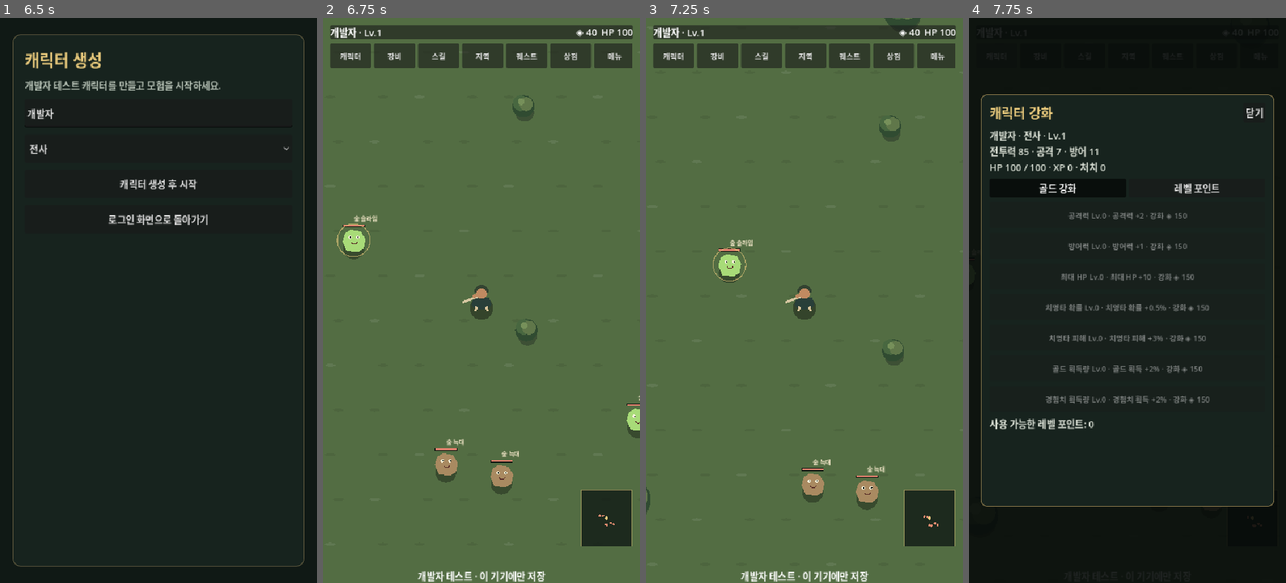
Above: before the commit, frames 1-4 (left to right).
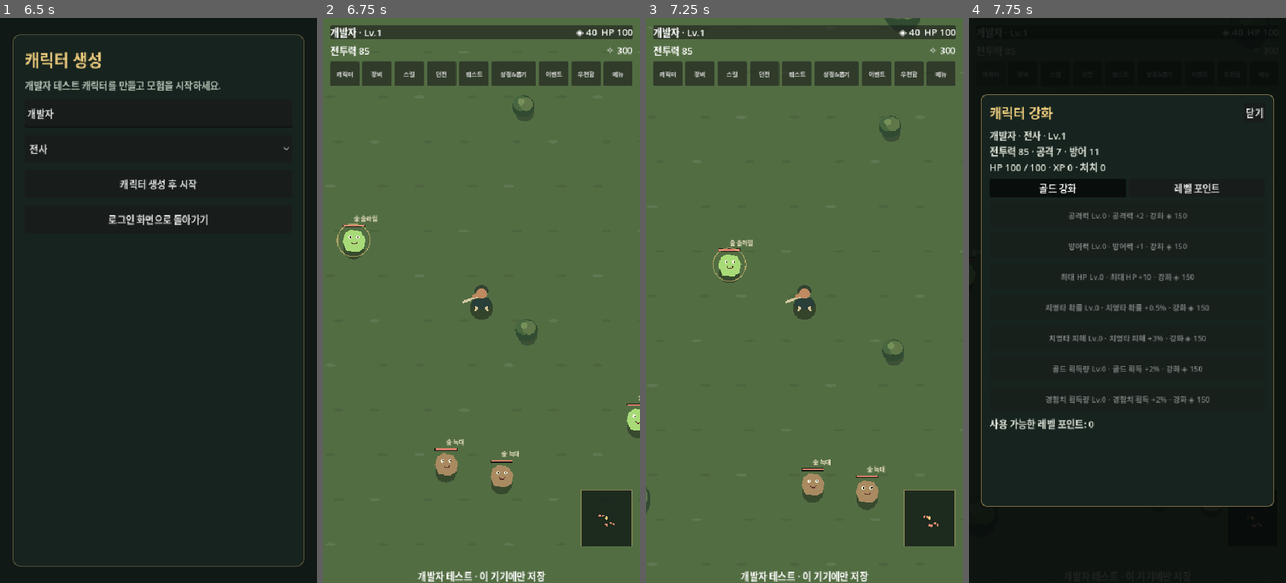
Above: after the commit, the same moments.

Repository: dor0si5523-cmd/strike-zone-online-
Game: Godot game, scene res://scenes/main.tscn
The game is run twice, just before and just after one commit, with the same random seed, the same clock (stepped at 60 frames per second) and the same inputs.
Inputs (mouse positions are in pixels of both pictures, inside the frame that each line leads up to):
- Up to frame 1 (6.5 s): click (158, 114) at 0.52 s; type "12" at 0.6 s; click (158, 147) at 0.75 s; type "12" at 0.83 s; click "로그인" at 1.25 s; click "새 계정 만들기" at 2 s; click (158, 114) at 2.77 s; type "12" at 2.85 s; click (158, 147) at 3 s; type "12" at 3.08 s; click "회원가입" at 3.5 s; click "로그인으로 돌아가기" at 4.25 s; click (158, 114) at 5.02 s; type "12" at 5.1 s; click (158, 147) at 5.25 s; type "12" at 5.33 s; click "개발자 계정으로 로그인" at 5.75 s
- Up to frame 2 (6.75 s): click "캐릭터 생성 후 시작" at 6.5 s
- Up to frame 3 (7.25 s): no input
- Up to frame 4 (7.75 s): click "캐릭터" at 7.25 s

Frame 1 is identical in both runs. In frame 2, 5.6% of the frame differs, in the area x 2-98%, y 4-12%; in frame 3, 5.6%; in frame 4, less than 0.1%.

Commit message:
Align Godot RPG tabs and reward flows with web

Diff:
--- a/godot/scripts/battle_view.gd
+++ b/godot/scripts/battle_view.gd
@@ -185,6 +185,13 @@
 		var bestiary: Dictionary = state.get("bestiary", {})
 		bestiary[str(mob["kind"])] = int(bestiary.get(str(mob["kind"]), 0)) + 1
 		state["bestiary"] = bestiary
+		if bool(data.get("boss", false)):
+			var growth: Dictionary = state.get("growth", {})
+			growth["bossKills"] = int(growth.get("bossKills", 0)) + 1
+			state["growth"] = growth
+			var records: Dictionary = state.get("records", {})
+			records["bestBosses"] = maxi(int(records.get("bestBosses", 0)), int(growth["bossKills"]))
+			state["records"] = records
 		var today := _today_kst_key()
 		var daily: Dictionary = state.get("daily", {})
 		if str(daily.get("dayKey", "")) != today:
--- a/godot/scripts/main.gd
+++ b/godot/scripts/main.gd
@@ -20,6 +20,8 @@
 var last_saved_kills := 0
 var busy := false
 var battle_gold: Label
+var battle_cash: Label
+var battle_power: Label
 var battle_hp: Label
 var battle_identity: Label
 var battle_notice_label: Label
@@ -30,6 +32,9 @@
 var battle_hud: Control
 var battle_footer: Control
 var developer_has_existing := false
+var community_opted_in := false
+var community_clan: Dictionary = {}
+var community_weekly_claimed := false
 
 func _ready() -> void:
 	_build_shell()
@@ -369,6 +374,16 @@
 	battle_hp = Label.new()
 	battle_hp.text = "HP %s" % str(game_state.get("hp", 100))
 	bar.add_child(battle_hp)
+	var resource_bar := HBoxContainer.new()
+	resource_bar.add_theme_constant_override("separation", 14)
+	hud.add_child(resource_bar)
+	battle_power = Label.new()
+	battle_power.size_flags_horizontal = Control.SIZE_EXPAND_FILL
+	battle_power.text = "전투력 %s" % _combat_stats().power
+	resource_bar.add_child(battle_power)
+	battle_cash = Label.new()
+	battle_cash.text = "✧ %s" % str(game_state.get("cash", 0))
+	resource_bar.add_child(battle_cash)
 	var nav_scroll := ScrollContainer.new()
 	nav_scroll.horizontal_scroll_mode = ScrollContainer.SCROLL_MODE_SHOW_NEVER
 	nav_scroll.vertical_scroll_mode = ScrollContainer.SCROLL_MODE_DISABLED
@@ -377,19 +392,13 @@
 	var menu := HBoxContainer.new()
 	menu.add_theme_constant_override("separation", 5)
 	nav_scroll.add_child(menu)
-	for title in ["캐릭터", "장비", "스킬", "지역", "퀘스트", "상점", "메뉴"]:
+	for title in ["캐릭터", "장비", "스킬", "던전", "퀘스트", "상점&뽑기", "이벤트", "우편함", "메뉴"]:
 		var b := Button.new()
 		b.text = title
-		b.custom_minimum_size = Vector2(70, 42)
-		b.add_theme_font_size_override("font_size", 13)
+		b.custom_minimum_size = Vector2(76 if title == "상점&뽑기" else 50, 42)
+		b.add_theme_font_size_override("font_size", 10)
 		b.pressed.connect(_open_game_panel.bind(title))
 		menu.add_child(b)
-	var exit_button := Button.new()
-	exit_button.text = "나가기"
-	exit_button.custom_minimum_size = Vector2(70, 42)
-	exit_button.add_theme_font_size_override("font_size", 13)
-	exit_button.pressed.connect(_leave_battle)
-	menu.add_child(exit_button)
 	var bottom := Label.new()
 	bottom.text = "개발자 테스트 · 이 기기에만 저장" if GameApi.developer_mode else "자동 전투 중 · 화면을 세로로 돌려 플레이"
 	battle_notice_label = bottom
@@ -475,14 +484,23 @@
 	overlay_content.add_child(button)
 	return button
 
+func _panel_line_edit(placeholder: String) -> LineEdit:
+	var field := LineEdit.new()
+	field.placeholder_text = placeholder
+	field.custom_minimum_size.y = 42
+	overlay_content.add_child(field)
+	return field
+
 func _open_game_panel(title: String) -> void:
 	match title:
 		"캐릭터": _render_character_panel()
 		"장비": _render_gear_panel()
 		"스킬": _render_skill_panel()
-		"지역": _render_zone_panel()
+		"던전": _render_zone_panel()
 		"퀘스트": _render_quest_panel()
-		"상점": _render_shop_panel()
+		"상점&뽑기": _render_shop_panel()
+		"이벤트": _render_event_panel()
+		"우편함": _render_mailbox_panel()
 		"메뉴": _render_menu_panel()
 
 func _render_character_panel() -> void:
@@ -517,6 +535,20 @@
 	_render_character_panel()
 
 func _upgrade_stat(key: String) -> void:
+	if GameApi.developer_mode:
+		var upgrades: Dictionary = game_state.get("enhancements", {}).get(enhancement_mode, {})
+		var level := int(upgrades.get(key, 0))
+		if enhancement_mode == "gold":
+			var cost := 150 + level * 125 + level * level * 35
+			if level >= 50 or int(game_state.get("gold", 0)) < cost: return
+			game_state["gold"] = int(game_state.get("gold", 0)) - cost
+		else:
+			if level >= 100 or _available_points() < 1: return
+		upgrades[key] = level + 1
+		if key == "maxHp": game_state["hp"] = mini(_combat_stats().max_hp, int(game_state.get("hp", 100)) + (10 if enhancement_mode == "gold" else 5))
+		_apply_game_state()
+		_render_character_panel()
+		return
 	var response: Dictionary = await GameApi.call_api("/api/rpg/character/upgrade", HTTPClient.METHOD_POST, {"mode": enhancement_mode, "key": key})
 	if response.ok:
 		game_state = response.data.get("state", game_state)
@@ -654,6 +686,23 @@
 	return ""
 
 func _gear_action(action: String, item_id: String) -> void:
+	if GameApi.developer_mode:
+		for item in game_state.get("items", []):
+			if str(item.get("id", "")) != item_id: continue
+			if action == "equip": game_state["equipment"][str(item.get("slot", "weapon"))] = item_id
+			elif action == "upgrade":
+				var cost := 25 * (int(item.get("enhance", 0)) + 1)
+				if int(item.get("enhance", 0)) >= 5 or int(game_state.get("gold", 0)) < cost: _panel_label("골드가 부족하거나 최대 강화입니다."); return
+				game_state["gold"] = int(game_state.get("gold", 0)) - cost
+				item["enhance"] = int(item.get("enhance", 0)) + 1
+				if item.get("slot") == "weapon": item["atk"] = int(item.get("atk", 0)) + 3
+				else: item["def"] = int(item.get("def", 0)) + 2
+			elif action == "salvage":
+				if game_state.get("equipment", {}).values().has(item_id): _panel_label("장착 중인 장비는 분해할 수 없습니다."); return
+				game_state["gold"] = mini(9999999, int(game_state.get("gold", 0)) + maxi(4, (int(item.get("atk", 0)) + int(item.get("def", 0)) + 1) * 3))
+				game_state["items"] = game_state.items.filter(func(entry): return str(entry.get("id", "")) != item_id)
+				break
+		_apply_game_state(); _render_gear_panel(); return
 	var response: Dictionary = await GameApi.call_api("/api/rpg/gear/action", HTTPClient.METHOD_POST, {"action": action, "itemId": item_id})
 	if response.ok:
 		game_state = response.data.get("state", game_state)
@@ -672,11 +721,7 @@
 
 func _render_skill_panel() -> void:
 	_make_overlay("스킬")
-	var class_id := str(game_state.get("classId", "warrior"))
-	_panel_label("%s 직업 스킬 · 전투 중 자동으로 사용" % CLASS_NAMES.get(class_id, "모험가"))
-	var skills := {"warrior":["강철 베기", "회전 참격", "수호 태세"], "archer":["관통 화살", "다중 사격", "회피 사격", "덫 설치"], "mage":["비전 탄환", "서리 폭발", "마력 보호막"], "gunner":["속사", "산탄 폭발", "화약 회피"]}
-	for name in skills.get(class_id, []): _panel_label("✦ " + name)
-	_panel_label("스킬 자동 사용과 스킬별 설정 UI를 다음 포팅 단계에서 연결합니다.")
+	_panel_label("스킬 시스템 작업 중입니다. 웹게임과 동일하게 스킬 목록과 자동 사용은 아직 제공되지 않습니다.")
 
 func _render_zone_panel() -> void:
 	_make_overlay("지역 이동")
@@ -722,13 +767,48 @@
 	_make_overlay("퀘스트·보상")
 	var daily: Dictionary = game_state.get("daily", {})
 	var weekly: Dictionary = game_state.get("weekly", {})
+	var today := Time.get_date_string_from_system()
+	if str(daily.get("dayKey", "")) != today:
+		daily = {"dayKey":today, "kills":0, "attendanceClaimed":false, "missionClaimed":false}
+		game_state["daily"] = daily
 	_panel_label("지역 의뢰 진행: %s · %s 처치\n오늘 사냥: %s / 20\n이번 주 사냥: %s / 100" % ["완료" if int(game_state.get("questStage", 0)) >= 2 else "진행 중", game_state.get("questKills", 0), daily.get("kills", 0), weekly.get("kills", 0)])
 	_panel_button("출석 보상 받기 · 골드 100 / 캐시 20", _claim_activity.bind("attendance"), bool(daily.get("attendanceClaimed", false)))
 	_panel_button("일일 사냥 보상 · 골드 600 / 캐시 25", _claim_activity.bind("daily"), bool(daily.get("missionClaimed", false)) or int(daily.get("kills", 0)) < 20)
 	_panel_button("주간 사냥 보상 · 골드 2,500 / 캐시 125", _claim_activity.bind("weekly"), bool(weekly.get("missionClaimed", false)) or int(weekly.get("kills", 0)) < 100)
-	_panel_label("지역 의뢰 보상 수령 UI는 별도 서버 보상 검증 경로를 추가한 뒤 연결합니다.")
+	var stage := int(game_state.get("questStage", 0))
+	var need := 3 if stage == 0 else 5
+	var kills := int(game_state.get("questKills", 0))
+	_panel_label("지역 의뢰 · %s\n진행 %s / %s · 보상 XP %s · 골드 %s · 캐시 %s" % ["숲길 정찰" if stage == 0 else "고블린 야영지" if stage == 1 else "완료", mini(kills, need), need, 120 if stage == 0 else 300, 80 if stage == 0 else 180, 100 if stage == 0 else 180])
+	_panel_button("지역 의뢰 보상 받기", _claim_region_quest, stage >= 2 or kills < need)
+	_panel_label("업적")
+	for achievement in [{"id":"kills_10", "name":"첫 사냥", "require":10, "gold":100, "cash":0}, {"id":"kills_100", "name":"숙련된 사냥꾼", "require":100, "gold":600, "cash":30}, {"id":"boss_1", "name":"거대한 적", "require":1, "gold":300, "cash":25, "boss":true}, {"id":"level_10", "name":"모험가의 성장", "require":10, "gold":500, "cash":20, "level":true}]:
+		var claimed: Array = game_state.get("growth", {}).get("achievementClaims", [])
+		var progress := _level() if achievement.get("level", false) else int(game_state.get("growth", {}).get("bossKills", 0)) if achievement.get("boss", false) else int(game_state.get("kills", 0))
+		var ready := progress >= int(achievement.require) and not claimed.has(achievement.id)
+		_panel_button("%s · 골드 %s / 캐시 %s · %s" % [achievement.name, achievement.gold, achievement.cash, "받기" if ready else "수령 완료" if claimed.has(achievement.id) else "진행 %s/%s" % [progress, achievement.require]], _claim_achievement.bind(achievement), not ready)
 
 func _claim_activity(kind: String) -> void:
+	if GameApi.developer_mode:
+		var daily: Dictionary = game_state.get("daily", {})
+		var weekly: Dictionary = game_state.get("weekly", {})
+		var attendance: Dictionary = game_state.get("attendance", {})
+		var today := Time.get_date_string_from_system()
+		if kind == "attendance":
+			if daily.get("attendanceClaimed", false): return
+			var streak := 1
+			if str(attendance.get("lastDay", "")) != "":
+				var today_time := Time.get_unix_time_from_datetime_string(today + "T00:00:00")
+				var previous := Time.get_date_string_from_unix_time(today_time - 86400)
+				if str(attendance.get("lastDay", "")) == previous: streak = 1 if int(attendance.get("streak", 0)) >= 7 else int(attendance.get("streak", 0)) + 1
+			attendance["lastDay"] = today; attendance["streak"] = streak
+			daily["attendanceClaimed"] = true; game_state["gold"] = int(game_state.get("gold", 0)) + (700 if streak == 7 else 100); game_state["cash"] = int(game_state.get("cash", 0)) + (100 if streak == 7 else 20); game_state["attendance"] = attendance
+		elif kind == "daily":
+			if daily.get("missionClaimed", false) or int(daily.get("kills", 0)) < 20: return
+			daily["missionClaimed"] = true; game_state["gold"] = int(game_state.get("gold", 0)) + 600; game_state["cash"] = int(game_state.get("cash", 0)) + 25
+		else:
+			if weekly.get("missionClaimed", false) or int(weekly.get("kills", 0)) < 100: return
+			weekly["missionClaimed"] = true; game_state["gold"] = int(game_state.get("gold", 0)) + 2500; game_state["cash"] = int(game_state.get("cash", 0)) + 125
+		game_state["daily"] = daily; game_state["weekly"] = weekly; _apply_game_state(); _render_quest_panel(); return
 	var response: Dictionary = await GameApi.call_api("/api/rpg/activity/claim", HTTPClient.METHOD_POST, {"type": kind})
 	if response.ok:
 		game_state = response.data.get("state", game_state)
@@ -737,6 +817,61 @@
 		_render_quest_panel()
 	else:
 		_panel_label(response.error)
+
+func _claim_region_quest() -> void:
+	if GameApi.developer_mode:
+		var stage := int(game_state.get("questStage", 0))
+		var required := 3 if stage == 0 else 5
+		if stage >= 2 or int(game_state.get("questKills", 0)) < required: return
+		game_state["questStage"] = stage + 1; game_state["questKills"] = 0
+		game_state["xp"] = int(game_state.get("xp", 0)) + (120 if stage == 0 else 300)
+		game_state["gold"] = int(game_state.get("gold", 0)) + (80 if stage == 0 else 180)
+		game_state["cash"] = int(game_state.get("cash", 0)) + (100 if stage == 0 else 180)
+		_apply_game_state(); _render_quest_panel(); return
+	var response: Dictionary = await GameApi.call_api("/api/rpg/growth/claim", HTTPClient.METHOD_POST, {"type":"quest"})
+	if response.ok:
+		game_state = response.data.get("state", game_state); _apply_game_state(); _render_quest_panel()
+	else: _panel_label(response.error)
+
+func _claim_achievement(achievement: Dictionary) -> void:
+	var id := str(achievement.get("id", ""))
+	if GameApi.developer_mode:
+		var claims: Array = game_state.get("growth", {}).get("achievementClaims", [])
+		if claims.has(id): return
+		claims.append(id); game_state["growth"]["achievementClaims"] = claims
+		game_state["gold"] = int(game_state.get("gold", 0)) + int(achievement.gold)
+		game_state["cash"] = int(game_state.get("cash", 0)) + int(achievement.cash)
+		_apply_game_state(); _render_quest_panel(); return
+	var response: Dictionary = await GameApi.call_api("/api/rpg/growth/claim", HTTPClient.METHOD_POST, {"type":"achievement", "id":id})
+	if response.ok:
+		game_state = response.data.get("state", game_state); _apply_game_state(); _render_quest_panel()
+	else: _panel_label(response.error)
+
+func _render_mailbox_panel() -> void:
+	_make_overlay("우편함")
+	_panel_label("모험 시작 지원품 · 골드 300 · 캐시 30")
+	var claims: Array = game_state.get("growth", {}).get("mailClaims", [])
+	_panel_button("받기" if not claims.has("welcome_v1") else "수령 완료", _claim_mail.bind("welcome_v1"), claims.has("welcome_v1"))
+
+func _claim_mail(id: String) -> void:
+	if GameApi.developer_mode:
+		var claims: Array = game_state.get("growth", {}).get("mailClaims", [])
+		if claims.has(id): return
+		claims.append(id); game_state["growth"]["mailClaims"] = claims
+		game_state["gold"] = int(game_state.get("gold", 0)) + 300; game_state["cash"] = int(game_state.get("cash", 0)) + 30
+		_apply_game_state(); _render_mailbox_panel(); return
+	var response: Dictionary = await GameApi.call_api("/api/rpg/growth/claim", HTTPClient.METHOD_POST, {"type":"mail", "id":id})
+	if response.ok:
+		game_state = response.data.get("state", game_state); _apply_game_state(); _render_mailbox_panel()
+	else: _panel_label(response.error)
+
+func _render_event_panel() -> void:
+	_make_overlay("이벤트")
+	if GameApi.developer_mode:
+		_panel_label("협동 레이드는 웹게임에서만 실시간 이벤트 서버에 연결됩니다. 계정 없는 개발자 모드에는 임시 레이드가 없습니다.")
+	else:
+		_panel_label("웹게임의 실시간 협동 레이드와 같은 이벤트 서버를 연결하는 Godot 클라이언트는 아직 이 앱에 포함되지 않았습니다.")
+		_panel_label("현재 앱에서는 레이드 생성·참가·보스 전투 보상이 동작하지 않습니다.")
 
 func _render_shop_panel() -> void:
 	_make_overlay("상점 & 장비 뽑기")
@@ -753,10 +888,56 @@
 		_panel_button("1회 · %s %s" % [title, "500" if currency == "gold" else "100"], _summon.bind(currency, 1))
 		_panel_button("10회 · %s %s" % [title, "4,500" if currency == "gold" else "900"], _summon.bind(currency, 10))
 	var history: Array = game_state.get("summonHistory", [])
+	var pity: Dictionary = game_state.get("summonPity", {})
+	_panel_label("천장 진행 · 에픽 %s / 30 · 레전드리 %s / 100" % [pity.get("epic", 0), pity.get("legendary", 0)])
 	if not history.is_empty():
 		_panel_label("최근 뽑기: %s · %s회" % [history[0].get("slot", "장비"), history[0].get("count", 1)])
 
 func _summon(currency: String, count: int) -> void:
+	if GameApi.developer_mode:
+		var cost := (500 if count == 1 else 4500) if currency == "gold" else (100 if count == 1 else 900)
+		if int(game_state.get(currency, 0)) < cost: _panel_label("재화가 부족합니다."); return
+		var items: Array = game_state.get("items", [])
+		if items.size() + count > 60: _panel_label("가방 공간이 부족합니다."); return
+		game_state[currency] = int(game_state.get(currency, 0)) - cost
+		var tiers := [{"id":"rare", "weight":8000, "label":"레어", "mult":1.8}, {"id":"epic", "weight":1500, "label":"에픽", "mult":2.5}, {"id":"unique", "weight":400, "label":"유니크", "mult":3.1}, {"id":"legendary", "weight":90, "label":"레전드리", "mult":4.1}, {"id":"mythic", "weight":9, "label":"신화", "mult":5.3}, {"id":"immortal", "weight":1, "label":"불멸", "mult":7.0}]
+		var obtained := PackedStringArray()
+		var pity: Dictionary = game_state.get("summonPity", {"epic":0, "legendary":0})
+		var rare_plus := false
+		var duplicate_gold := {"rare":350, "epic":1200, "unique":2200, "legendary":4000, "mythic":8000, "immortal":16000}
+		for index in range(count):
+			var roll := randi_range(0, 9999); var edge := 0; var tier: Dictionary = tiers[0]
+			for candidate in tiers:
+				edge += int(candidate.weight)
+				if roll < edge: tier = candidate; break
+			if int(pity.get("legendary", 0)) >= 99: tier = tiers[3]
+			elif int(pity.get("epic", 0)) >= 29: tier = tiers[1]
+			elif count == 10 and index == count - 1 and not rare_plus: tier = tiers[0]
+			var tier_index := tiers.find(tier)
+			if tier_index >= 3: pity["legendary"] = 0
+			else: pity["legendary"] = mini(99, int(pity.get("legendary", 0)) + 1)
+			if tier_index >= 1: pity["epic"] = 0
+			else: pity["epic"] = mini(29, int(pity.get("epic", 0)) + 1)
+			rare_plus = true
+			var number := randi_range(1, 5); var rarity: String = tier.id
+			var slot_names := {"weapon":"무기", "armor":"갑옷", "helmet":"투구", "boots":"신발", "ring":"반지"}
+			var visual := ("bow_%s_%s" % [rarity, number]) if gacha_slot == "weapon" and game_state.get("classId") == "archer" else "%s_%s_%s" % [gacha_slot, rarity, number]
+			var base := maxi(1, roundi(float(_level()) * float(tier.mult) * 2.5))
+			var gear_name := "%s %s %s" % [tier.label, slot_names[gacha_slot], number]
+			var item := {"id":"gacha_%s_%s" % [Time.get_ticks_msec(), index], "visualKey":visual, "name":gear_name, "slot":gacha_slot, "rarity":rarity, "atk":base if gacha_slot == "weapon" else maxi(1, floori(base * 0.4)) if gacha_slot == "ring" else 0, "def":floori(base * 0.22) if gacha_slot == "weapon" else maxi(1, floori(base * (0.55 if gacha_slot == "ring" else 0.8))), "enhance":0}
+			var duplicate := false
+			for owned in items:
+				if str(owned.get("name", "")) == gear_name and str(owned.get("slot", "")) == gacha_slot: duplicate = true; break
+			if duplicate:
+				item["duplicate"] = true
+				item["goldRefund"] = int(duplicate_gold.get(rarity, 80))
+				game_state["gold"] = mini(9999999, int(game_state.get("gold", 0)) + int(item.goldRefund))
+			else: items.append(item)
+			obtained.append(str(item.name) + (" · 중복 골드 +%s" % item.goldRefund if duplicate else ""))
+		game_state["items"] = items
+		game_state["summonPity"] = pity
+		game_state["summonHistory"] = [{"slot":gacha_slot, "count":count}] + game_state.get("summonHistory", []).slice(0, 9)
+		_apply_game_state(); _render_shop_panel(); _panel_label("획득 결과\n" + "\n".join(obtained)); return
 	var response: Dictionary = await GameApi.call_api("/api/rpg/gacha", HTTPClient.METHOD_POST, {"currency": currency, "count": count, "slot": gacha_slot})
 	if response.ok:
 		game_state = response.data.get("state", game_state)
@@ -773,10 +954,18 @@
 func _render_menu_panel() -> void:
 	_make_overlay("메뉴")
 	_panel_button("공지사항", _show_announcement)
-	_panel_button("커뮤니티 순위", _show_rankings)
+	_panel_button("커뮤니티 · 순위", _show_rankings)
 	_panel_button("몬스터 도감", _show_bestiary)
 	_panel_button("저장하기", _save_progress)
+	_panel_button("나가기", _leave_battle)
 	_panel_button("로그아웃", _confirm_logout)
+
+func _apply_game_state() -> void:
+	if battle:
+		battle.apply_state(game_state)
+		_on_state_changed(game_state)
+	if GameApi.developer_mode:
+		GameApi.save_developer_state(game_state, active_character)
 
 func _show_announcement() -> void:
 	var response: Dictionary = await GameApi.call_api("/api/rpg/announcement")
@@ -790,19 +979,75 @@
 		_panel_label(response.error)
 
 func _show_rankings() -> void:
+	if GameApi.developer_mode:
+		_panel_label("온라인 랭킹·클랜은 계정 모드에서 이용할 수 있습니다. 개발자 모드 진행도는 공개되지 않습니다.")
+		_panel_button("지원대 전투 " + ("끄기" if bool(game_state.get("partyEnabled", true)) else "켜기"), _toggle_party)
+		return
 	var response: Dictionary = await GameApi.call_api("/api/rpg/social/rankings")
 	if not response.ok:
 		_panel_label(response.error)
 		return
 	var entries: Array = response.data.get("rankings", [])
+	community_opted_in = bool(response.data.get("mine", {}).get("optedIn", false))
 	for index in range(entries.size()):
 		var entry: Dictionary = entries[index]
 		_panel_label("%s위 · %s · Lv.%s · 점수 %s" % [index + 1, entry.get("alias", "모험가"), entry.get("level", 1), entry.get("score", 0)])
 	if entries.is_empty(): _panel_label("공개 순위 기록이 아직 없습니다.")
+	_panel_label("공개 랭킹은 캐릭터 별칭·직업·레벨·점수만 표시합니다.")
+	_panel_button("공개 랭킹 " + ("참여 중 · 해제" if community_opted_in else "참여하기"), _toggle_app_ranking)
+	var clan_response: Dictionary = await GameApi.call_api("/api/rpg/social/clan")
+	if not clan_response.ok:
+		_panel_label(clan_response.error)
+		return
+	community_clan = clan_response.data.get("clan", {}) if clan_response.data.get("clan", null) is Dictionary else {}
+	community_weekly_claimed = bool(clan_response.data.get("weeklyClaimed", false))
+	if community_clan.is_empty():
+		_panel_label("클랜에 가입해 협동 사냥에 참여할 수 있습니다.")
+		var clan_name := _panel_line_edit("새 클랜 이름 · 2~16자")
+		_panel_button("클랜 만들기", _clan_action.bind("create", clan_name, null))
+		var invite := _panel_line_edit("클랜 초대 코드")
+		_panel_button("클랜 가입", _clan_action.bind("join", null, invite))
+	else:
+		_panel_label("%s · %s명\n초대 코드 %s · 주간 사냥 %s / %s" % [community_clan.get("name", "클랜"), community_clan.get("memberCount", 1), community_clan.get("inviteCode", ""), community_clan.get("weeklyKills", 0), community_clan.get("weeklyGoal", 100)])
+		_panel_button("주간 클랜 보상 받기 · 골드 500 / 캐시 20", _claim_clan_reward, community_weekly_claimed or int(community_clan.get("weeklyKills", 0)) < 100)
+		_panel_button("클랜 탈퇴", _clan_action.bind("leave", null, null))
+	_panel_button("지원대 전투 " + ("끄기" if bool(game_state.get("partyEnabled", true)) else "켜기"), _toggle_party)
+
+func _toggle_app_ranking() -> void:
+	var opt_in := not community_opted_in
+	if opt_in:
+		var dialog := ConfirmationDialog.new()
+		dialog.dialog_text = "캐릭터 별칭, 직업, 레벨, 전투 점수가 공개 랭킹에 표시됩니다. 참여할까요?"
+		dialog.confirmed.connect(_set_ranking_opt_in.bind(true))
+		add_child(dialog); dialog.popup_centered(Vector2i(480, 220)); return
+	await _set_ranking_opt_in(false)
+
+func _set_ranking_opt_in(opt_in: bool) -> void:
+	var response: Dictionary = await GameApi.call_api("/api/rpg/social/ranking", HTTPClient.METHOD_POST, {"optIn":opt_in, "alias":str(active_character.get("name", "모험가"))})
+	if response.ok: community_opted_in = opt_in; _render_menu_panel(); await _show_rankings()
+	else: _panel_label(response.error)
+
+func _clan_action(action: String, name_field: LineEdit = null, invite_field: LineEdit = null) -> void:
+	var payload := {"action":action, "alias":str(active_character.get("name", "모험가"))}
+	if action == "create" and name_field: payload["name"] = name_field.text.strip_edges()
+	if action == "join" and invite_field: payload["code"] = invite_field.text.strip_edges().to_upper()
+	var response: Dictionary = await GameApi.call_api("/api/rpg/social/clan", HTTPClient.METHOD_POST, payload)
+	if response.ok: _render_menu_panel(); await _show_rankings()
+	else: _panel_label(response.error)
+
+func _claim_clan_reward() -> void:
+	var response: Dictionary = await GameApi.call_api("/api/rpg/social/clan/claim", HTTPClient.METHOD_POST, {})
+	if response.ok:
+		game_state = response.data.get("state", game_state); _apply_game_state(); _render_menu_panel(); await _show_rankings()
+	else: _panel_label(response.error)
+
+func _toggle_party() -> void:
+	game_state["partyEnabled"] = not bool(game_state.get("partyEnabled", true))
+	_apply_game_state(); _render_menu_panel(); await _show_rankings()
 
 func _show_bestiary() -> void:
-	for kind in ["slime", "forest_wolf", "ash_goblin", "ash_wolf", "raider", "reef_wraith"]:
-		_panel_label("%s · 처치 %s" % [{"slime":"숲 슬라임", "forest_wolf":"숲 늑대", "ash_goblin":"잿빛 고블린", "ash_wolf":"잿불 늑대", "raider":"항구 약탈자", "reef_wraith":"산호 망령"}[kind], game_state.get("bestiary", {}).get(kind, 0)])
+	for kind in ["slime", "forest_wolf", "ash_goblin", "ash_wolf", "raider", "reef_wraith", "forest_guardian", "ash_golem", "sea_leviathan"]:
+		_panel_label("%s · 처치 %s" % [{"slime":"숲 슬라임", "forest_wolf":"숲 늑대", "ash_goblin":"잿빛 고블린", "ash_wolf":"잿불 늑대", "raider":"항구 약탈자", "reef_wraith":"산호 망령", "forest_guardian":"숲의 수호자", "ash_golem":"잿빛 거신", "sea_leviathan":"심해의 레비아탄"}[kind], game_state.get("bestiary", {}).get(kind, 0)])
 
 func _confirm_logout() -> void:
 	var dialog := ConfirmationDialog.new()
@@ -829,6 +1074,8 @@
 func _on_state_changed(value: Dictionary) -> void:
 	game_state = value
 	if battle_gold: battle_gold.text = "◈ %s" % str(game_state.get("gold", 0))
+	if battle_cash: battle_cash.text = "✧ %s" % str(game_state.get("cash", 0))
+	if battle_power: battle_power.text = "전투력 %s" % _combat_stats().power
 	if battle_hp: battle_hp.text = "HP %s" % str(game_state.get("hp", 100))
 	if battle_identity:
 		battle_identity.text = "%s · Lv.%s" % [active_character.get("name", "모험가"), _level()]
